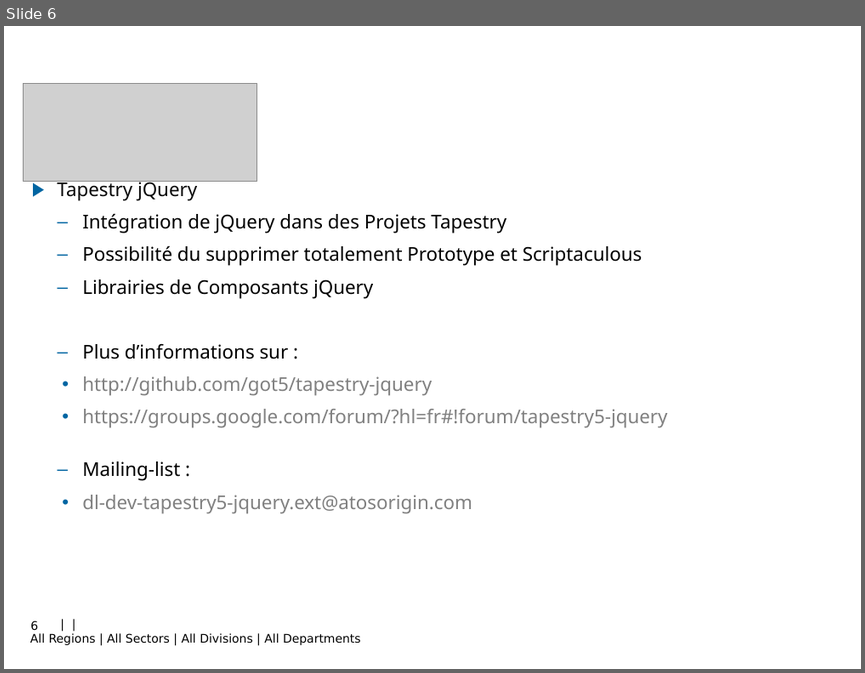
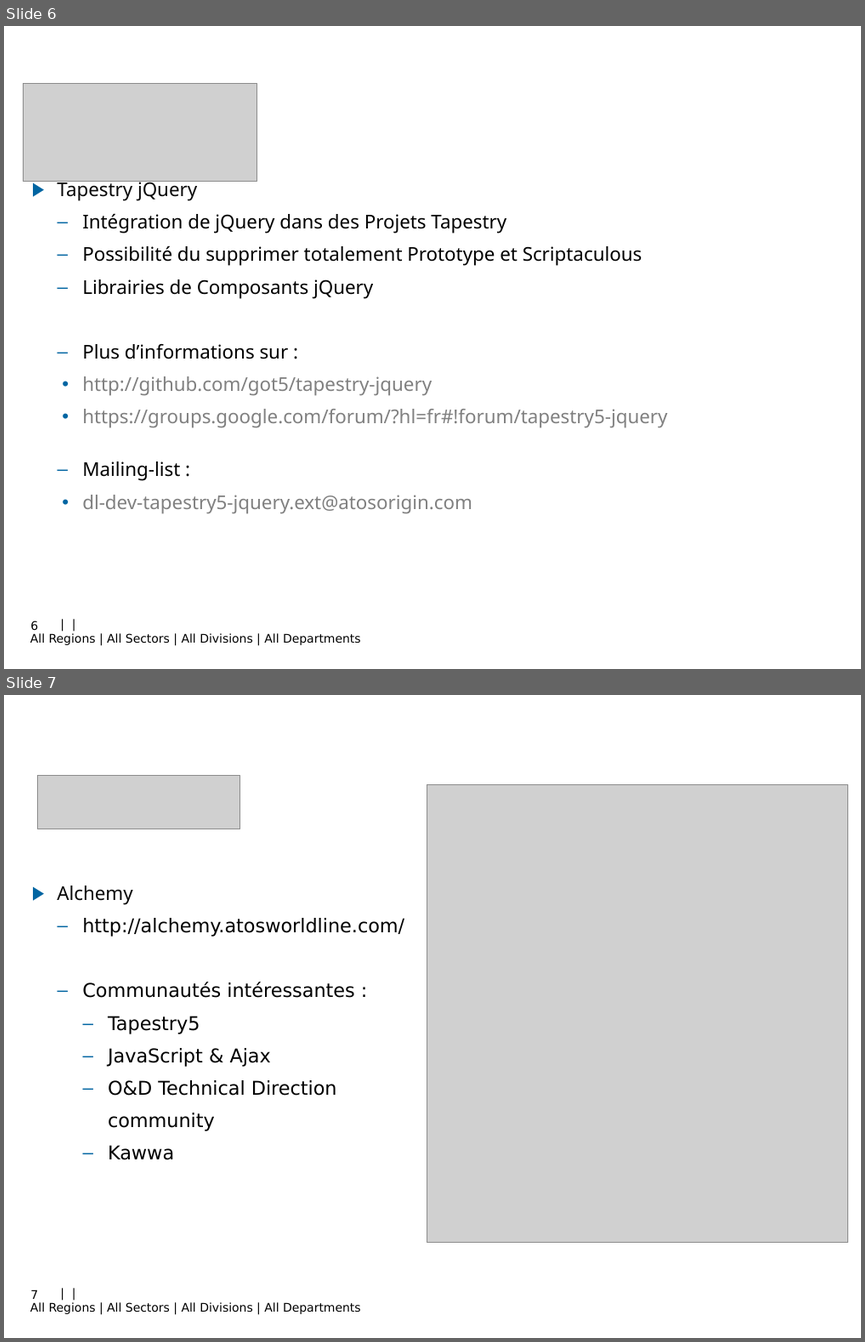
Before and after one commit to got5/tapestry5-training, a slide deck: tapestry5-basic-training/docs/WebPlatform_Tapestry5_Project_fr.ppt. Shown one above the other, each under a label of ours: slide 6 before the commit, slides 6 and 7 after it. The pictures are 865x673 and 865x1342 pixels, drawn with LibreOffice and Linux fonts; fonts in the diff are those of the drawing; grey boxes stand for pictures; background and template pictures are left out. Boxes give left, top, right and bottom in pixels: in the first picture for what was removed or moved away, otherwise in the second. Text is boxed around its words. In the diff, an @@ line names an element or a change of style, - is before the commit and + after.

```diff
--- a/tapestry5-basic-training/docs/WebPlatform_Tapestry5_Project_fr.ppt
+++ b/tapestry5-basic-training/docs/WebPlatform_Tapestry5_Project_fr.ppt
@@ slide 7 added at [4, 695, 861, 1338], background picture (left out); not listed: 1 template element that a slide beside it also shows @@
@@ picture added at [38, 776, 239, 829] @@
@@ picture added at [427, 785, 847, 1242] @@
@@ text added at [57, 885, 404, 1160], 16 pt, text #000000 @@
+▶ Alchemy
+  – http://alchemy.atosworldline.com/
+  – Communautés intéressantes :
+    – Tapestry5
+    – JavaScript & Ajax
+    – O&D Technical Direction
+    community
+    – Kawwa
@@ page number added at [30, 1289, 38, 1299], 10 pt, text #000000 @@
+7
```
Also in this commit, not shown: 21 other files.
